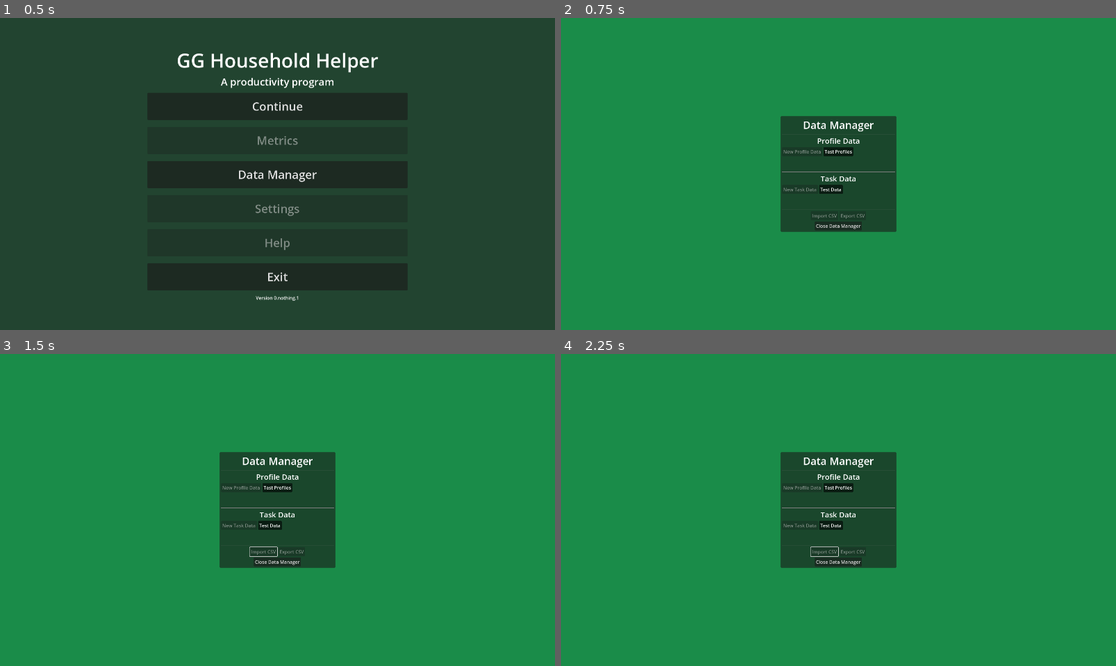
Above: before the commit, frames 1-4 (two rows, left to right).
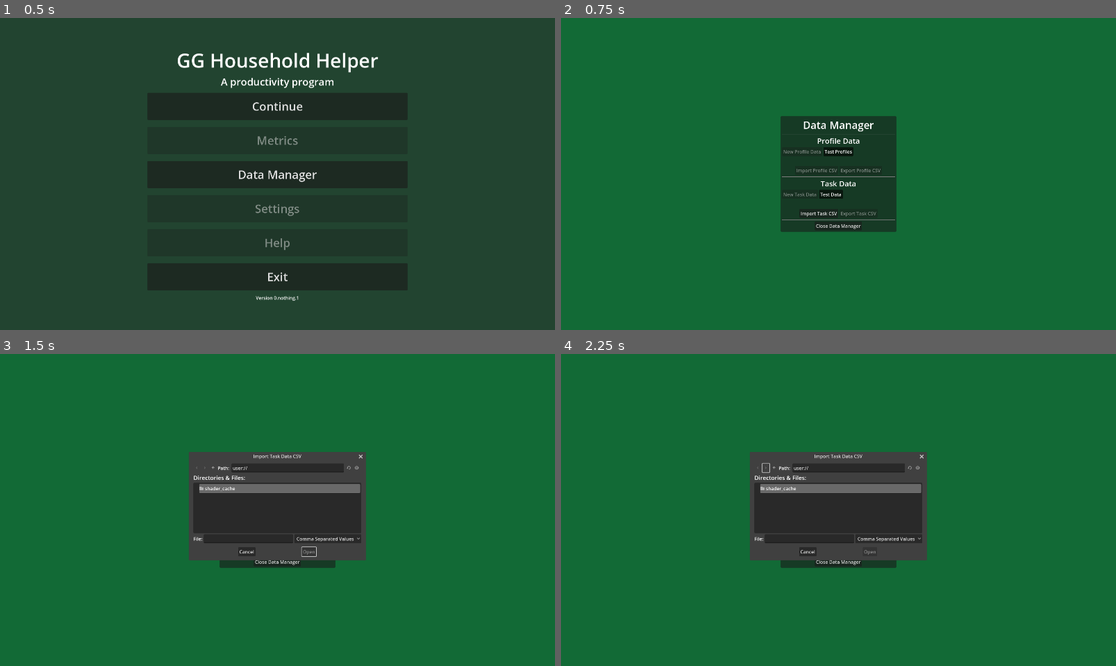
Above: after the commit, the same moments.

Repository: Phoenix-Greenleaf/GG-Household-Helper
Game: Godot game, scene res://scenes/main_menu.tscn
The game is run twice, just before and just after one commit, with the same random seed, the same clock (stepped at 60 frames per second) and the same inputs.
Inputs (mouse positions are in pixels of both pictures, inside the frame that each line leads up to):
- Up to frame 1 (0.5 s): no input
- Up to frame 2 (0.75 s): click "Data Manager" at 0.5 s
- Up to frame 3 (1.5 s): click (255, 550) at 1.25 s, where only the run after the commit has a clickable "Import Task CSV"
- Up to frame 4 (2.25 s): click (766, 469) at 2.02 s

Frame 1 is identical in both runs. In frame 2, 93% of the frame differs, in the area x 0-100%, y 0-100%; in frame 3, 99%; in frame 4, 99%.

Commit message:
FileDialogue added, CSV is dead
I was about to make my own menu for files when I found FileDialogue. This is also the moment I declared CSV dead. We are moving past its spreadsheet roots. I like the resource files, but one too many fancy fold killed our good pal CSV.  We still have to use JSON for loading/saving, but dictionary I can work with.  Hopefully JSON can be removed when Godot has a safe save option.

Diff:
--- a/gui/data_manager/data_manager.gd
+++ b/gui/data_manager/data_manager.gd
@@ -2,16 +2,63 @@
 
 
 @onready var close_manager_button: Button = %CloseManager
+@onready var import_task_file_dialog: FileDialog = $ImportTaskFileDialog
 
 
 
+var csv_conversion: Array = []
+
 func _ready() -> void:
 	close_manager_button.pressed.connect(emit_exit_signal)
+	import_task_file_dialog.visible = false
+
+
+func emit_exit_signal() -> void:
+	SignalBus.emit_signal("data_manager_close")
+	prints("data manager close Emitted")
+
+
+func import_csv(csv_to_import):
+	var source_csv = FileAccess.open(csv_to_import,FileAccess.READ)
+	if not source_csv:
+		printerr("Failed to open CSV: ", source_csv)
+		return FAILED #globalscope enum
+	var rows = []
+	while not source_csv.eof_reached():
+		var single_row = source_csv.get_csv_line()
+		rows.append(single_row)
+	source_csv.close()
+
+	#Removing trailing empty line, test if this is needed
+	if not rows.is_empty() and rows.back().size() == 1 and rows.back()[0] == "":
+		rows.pop_back()
+
+	csv_conversion = []
+	csv_conversion = rows
+
+func import_task(save_path):
+	var spreadsheet_year : int = csv_conversion[0][0]
+	var spreadsheet_title : String = csv_conversion[0][1]
+	var data = TaskSpreadsheetData.new(spreadsheet_year, spreadsheet_title)
+
+
+
+	var filename = save_path + ".res"
+	var save_error = ResourceSaver.save(data, filename)
+	if save_error != OK:
+		printerr("Failed to save resource: ", save_error)
+	return save_error
 
 
 
 
 
-func emit_exit_signal() -> void:
-	SignalBus.emit_signal("data_manager_close")
-	prints("data manager close Emitted")
+
+
+
+func _on_import_task_csv_pressed() -> void:
+	import_task_file_dialog.visible = true
+
+
+func _on_import_task_file_dialog_file_selected(path: String) -> void:
+	pass # Replace with function body.
--- a/gui/data_manager/data_manager.tscn
+++ b/gui/data_manager/data_manager.tscn
@@ -4,8 +4,17 @@
 
 [node name="DataManager" type="PanelContainer"]
 custom_minimum_size = Vector2(400, 400)
-offset_right = 256.0
+anchors_preset = 8
+anchor_left = 0.5
+anchor_top = 0.5
+anchor_right = 0.5
+anchor_bottom = 0.5
+offset_left = -200.0
+offset_top = -200.0
+offset_right = 200.0
 offset_bottom = 200.0
+grow_horizontal = 2
+grow_vertical = 2
 size_flags_horizontal = 2
 size_flags_vertical = 2
 script = ExtResource("1_64y23")
@@ -17,96 +26,122 @@
 theme_override_constants/margin_right = 5
 theme_override_constants/margin_bottom = 5
 
-[node name="VBox" type="VBoxContainer" parent="MainMargin"]
+[node name="DataManagerVBox" type="VBoxContainer" parent="MainMargin"]
 layout_mode = 2
 
-[node name="Title" type="Label" parent="MainMargin/VBox"]
+[node name="DataManagerTitle" type="Label" parent="MainMargin/DataManagerVBox"]
 layout_mode = 2
 theme_override_font_sizes/font_size = 36
 text = "Data Manager"
 horizontal_alignment = 1
 
-[node name="HSeparator" type="HSeparator" parent="MainMargin/VBox"]
+[node name="HSeparator" type="HSeparator" parent="MainMargin/DataManagerVBox"]
 layout_mode = 2
 
-[node name="ProfileLabel" type="Label" parent="MainMargin/VBox"]
+[node name="ProfileLabel" type="Label" parent="MainMargin/DataManagerVBox"]
 layout_mode = 2
 theme_override_font_sizes/font_size = 26
 text = "Profile Data"
 horizontal_alignment = 1
 
-[node name="ProfileScrollContainer" type="ScrollContainer" parent="MainMargin/VBox"]
+[node name="ProfileScrollContainer" type="ScrollContainer" parent="MainMargin/DataManagerVBox"]
 layout_mode = 2
 size_flags_vertical = 3
 
-[node name="ProfileGrid" type="GridContainer" parent="MainMargin/VBox/ProfileScrollContainer"]
+[node name="ProfileGrid" type="GridContainer" parent="MainMargin/DataManagerVBox/ProfileScrollContainer"]
 layout_mode = 2
 size_flags_horizontal = 3
 size_flags_vertical = 3
 columns = 6
 
-[node name="NewProfile" type="Button" parent="MainMargin/VBox/ProfileScrollContainer/ProfileGrid"]
+[node name="NewProfile" type="Button" parent="MainMargin/DataManagerVBox/ProfileScrollContainer/ProfileGrid"]
 layout_mode = 2
 disabled = true
 text = "New Profile Data"
 
-[node name="TestProfiles" type="Button" parent="MainMargin/VBox/ProfileScrollContainer/ProfileGrid"]
+[node name="TestProfiles" type="Button" parent="MainMargin/DataManagerVBox/ProfileScrollContainer/ProfileGrid"]
 layout_mode = 2
 mouse_filter = 2
 toggle_mode = true
 button_pressed = true
 text = "Test Profiles"
 
-[node name="HSeparator2" type="HSeparator" parent="MainMargin/VBox"]
+[node name="ProfileCSVHBox" type="HBoxContainer" parent="MainMargin/DataManagerVBox"]
+layout_mode = 2
+alignment = 1
+
+[node name="ImportProfileCSV" type="Button" parent="MainMargin/DataManagerVBox/ProfileCSVHBox"]
+layout_mode = 2
+disabled = true
+text = "Import Profile CSV"
+
+[node name="ExportProfileCSV" type="Button" parent="MainMargin/DataManagerVBox/ProfileCSVHBox"]
+layout_mode = 2
+disabled = true
+text = "Export Profile CSV"
+
+[node name="HSeparator2" type="HSeparator" parent="MainMargin/DataManagerVBox"]
 layout_mode = 2
 
-[node name="TaskLabel" type="Label" parent="MainMargin/VBox"]
+[node name="TaskLabel" type="Label" parent="MainMargin/DataManagerVBox"]
 layout_mode = 2
 theme_override_font_sizes/font_size = 26
 text = "Task Data"
 horizontal_alignment = 1
 
-[node name="TaskScrollContainer" type="ScrollContainer" parent="MainMargin/VBox"]
+[node name="TaskScrollContainer" type="ScrollContainer" parent="MainMargin/DataManagerVBox"]
 layout_mode = 2
 size_flags_vertical = 3
 
-[node name="TaskGrid" type="GridContainer" parent="MainMargin/VBox/TaskScrollContainer"]
+[node name="TaskGrid" type="GridContainer" parent="MainMargin/DataManagerVBox/TaskScrollContainer"]
 layout_mode = 2
 size_flags_horizontal = 3
 size_flags_vertical = 3
 columns = 6
 
-[node name="NewTask" type="Button" parent="MainMargin/VBox/TaskScrollContainer/TaskGrid"]
+[node name="NewTask" type="Button" parent="MainMargin/DataManagerVBox/TaskScrollContainer/TaskGrid"]
 layout_mode = 2
 disabled = true
 text = "New Task Data"
 
-[node name="TestTask" type="Button" parent="MainMargin/VBox/TaskScrollContainer/TaskGrid"]
+[node name="TestTask" type="Button" parent="MainMargin/DataManagerVBox/TaskScrollContainer/TaskGrid"]
 layout_mode = 2
 mouse_filter = 2
 toggle_mode = true
 button_pressed = true
 text = "Test Data"
 
-[node name="HSeparator3" type="HSeparator" parent="MainMargin/VBox"]
-layout_mode = 2
-
-[node name="HBox" type="HBoxContainer" parent="MainMargin/VBox"]
+[node name="TaskCSVHBox" type="HBoxContainer" parent="MainMargin/DataManagerVBox"]
 layout_mode = 2
 alignment = 1
 
-[node name="ImportCSV" type="Button" parent="MainMargin/VBox/HBox"]
+[node name="ImportTaskCSV" type="Button" parent="MainMargin/DataManagerVBox/TaskCSVHBox"]
+layout_mode = 2
+text = "Import Task CSV"
+
+[node name="ExportTaskCSV" type="Button" parent="MainMargin/DataManagerVBox/TaskCSVHBox"]
 layout_mode = 2
 disabled = true
-text = "Import CSV"
+text = "Export Task CSV"
 
-[node name="ExportCSV" type="Button" parent="MainMargin/VBox/HBox"]
+[node name="HSeparator3" type="HSeparator" parent="MainMargin/DataManagerVBox"]
 layout_mode = 2
-disabled = true
-text = "Export CSV"
 
-[node name="CloseManager" type="Button" parent="MainMargin/VBox"]
+[node name="CloseManager" type="Button" parent="MainMargin/DataManagerVBox"]
 unique_name_in_owner = true
 layout_mode = 2
 size_flags_horizontal = 4
 text = "Close Data Manager"
+
+[node name="ImportTaskFileDialog" type="FileDialog" parent="."]
+title = "Import Task Data CSV"
+initial_position = 2
+size = Vector2i(597, 337)
+visible = true
+ok_button_text = "Import Task CSV"
+mode_overrides_title = false
+file_mode = 0
+access = 1
+filters = PackedStringArray("*.csv ; Comma Separated Values")
+
+[connection signal="pressed" from="MainMargin/DataManagerVBox/TaskCSVHBox/ImportTaskCSV" to="." method="_on_import_task_csv_pressed"]
--- a/gui/task_spreadsheet/task_data.gd
+++ b/gui/task_spreadsheet/task_data.gd
@@ -58,10 +58,9 @@
 	var months_from_global = DataGlobal.Month.keys()
 	for entry in months_from_global:
 		entry = entry.capitalize()
-		month_checkbox_dictionary[entry] = [] #is this adding to dictionary?
+		month_checkbox_dictionary[entry] = []
 	prints("Generated months from global!")
-#	prints("Keys:", month_checkbox_dictionary.keys())
-#	prints("Values:", month_checkbox_dictionary.values())
+
 
 func generate_checkboxes() -> void:
 	for month_iteration in month_checkbox_dictionary:
@@ -71,7 +70,7 @@
 		for day_iteration in days:
 			var checkbox_iteration = CheckboxData.new()
 			month_checkbox_dictionary[month_iteration].append(checkbox_iteration)
-#		prints("Checkboxes generated for",
+
 
 
 
--- a/gui/task_spreadsheet/task_spreadsheet_data.gd
+++ b/gui/task_spreadsheet/task_spreadsheet_data.gd
@@ -2,13 +2,18 @@
 
 class_name TaskSpreadsheetData
 
-@export var task_year : int
-@export var task_data: Array[TaskData]
+@export var spreadsheet_year : int
+@export var spreadsheet_title : String
+@export var spreadsheet_data: Array[TaskData]
 
 
-func _init(task_year_parameter: int = 1990) -> void:
-	task_year = task_year_parameter
-	prints("Spreadsheet Date:", task_year)
+func _init(
+	spreadsheet_year_parameter: int = 1990,
+	spreadsheet_title_parameter: String = "Default Name",
+	) -> void:
+	spreadsheet_year = spreadsheet_year_parameter
+	spreadsheet_title = spreadsheet_title_parameter
+	prints("Spreadsheet initialized:", spreadsheet_year, spreadsheet_title)
 
 
 func initialization_test():
@@ -24,6 +29,6 @@
 		2,
 		1,
 		"1990-12-25",
-		task_year,
+		spreadsheet_year,
 		)
 	test_task.print_task_data()
--- a/old_stuff/table_tree.gd
+++ b/old_stuff/table_tree.gd
@@ -5,8 +5,8 @@
 @onready var month_menu_popup:= month_menu_button.get_popup()
 
 #var default_import = preload("user directory some day")
-var default_import = preload("res://data/default_input_1.csv") # but for now, just the res directory
-var default_data: Array = default_import.records
+#var default_import = preload("res://data/default_input_1.csv") # but for now, just the res directory
+var default_data: Array #= default_import.records
 
 
 var column_header: Array = []
--- a/scenes/data_manager_screen.tscn
+++ b/scenes/data_manager_screen.tscn
@@ -13,7 +13,7 @@
 
 [node name="ColorRect" type="ColorRect" parent="."]
 layout_mode = 2
-color = Color(0.101961, 0.54902, 0.286275, 1)
+color = Color(0.0705882, 0.415686, 0.211765, 1)
 
 [node name="DataManager" parent="." instance=ExtResource("2_glwho")]
 layout_mode = 2
